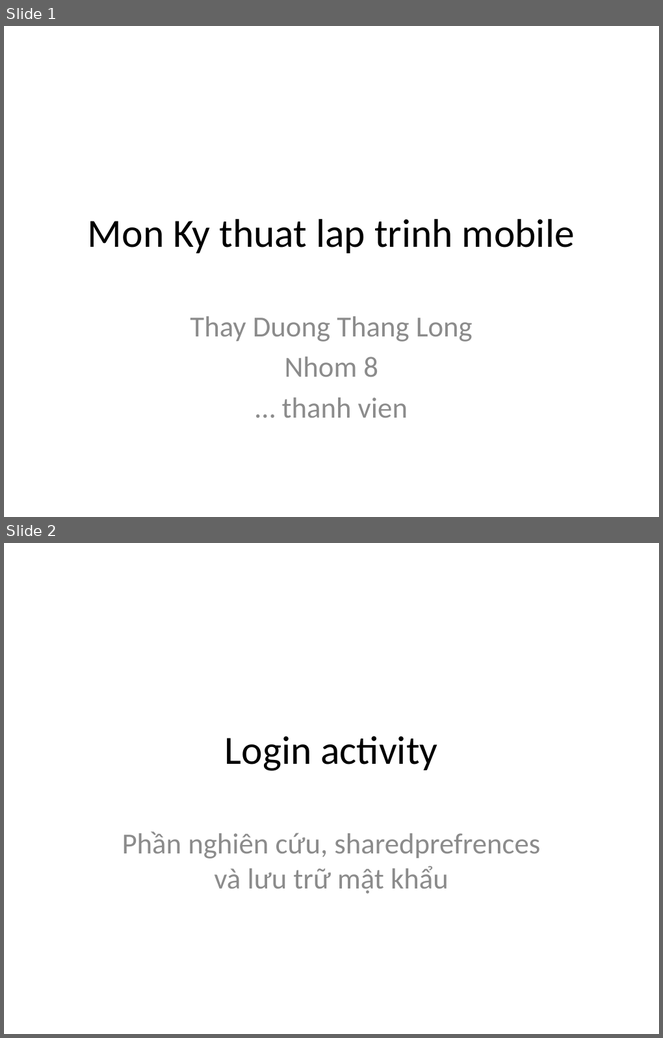
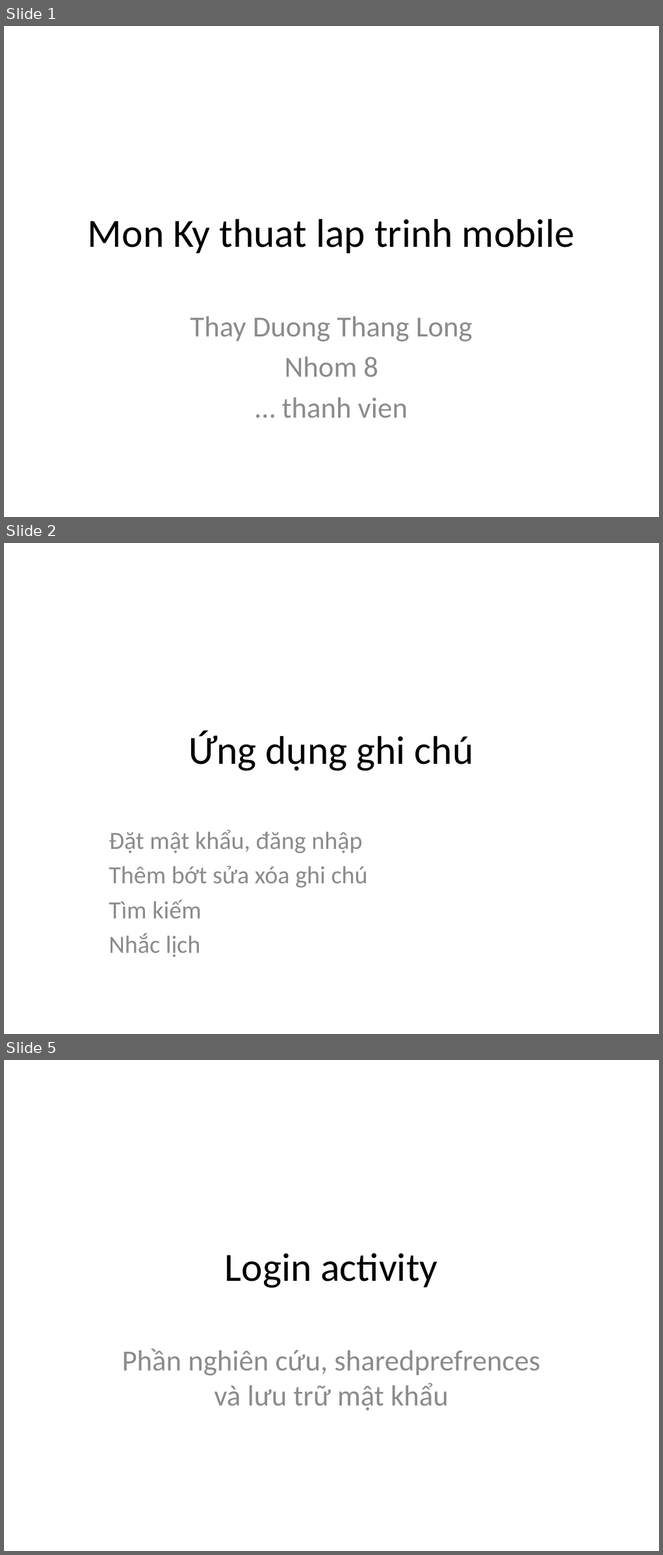
Before and after one commit to phamtuanchip/android, a slide deck: Mon Ky thuat lap trinh.pptx. Shown one above the other, each under a label of ours: slides 1 and 2 before the commit, slides 1, 2 and 5 after it; the slides between them are not shown. The pictures are 663x1038 and 663x1555 pixels, drawn with LibreOffice and Linux fonts; fonts in the diff are those of the drawing. Boxes give left, top, right and bottom in pixels: in the first picture for what was removed or moved away, otherwise in the second. Text is boxed around its words. In the diff, an @@ line names an element or a change of style, - is before the commit and + after.

```diff
--- a/Mon Ky thuat lap trinh.pptx
+++ b/Mon Ky thuat lap trinh.pptx
@@ slide 2 added at (4,543,659,1034), background #FFFFFF @@
@@ title added at (189,731,474,771), 44 pt, text #000000 @@
+Ứng dụng ghi chú
@@ subtitle added at (109,830,368,958), 27.2 pt, text #8C8C8C @@
+Đặt mật khẩu, đăng nhập
+Thêm bớt sửa xóa ghi chú
+Tìm kiếm
+Nhắc lịch
@@ what was slide 2 is now slide 5 @@
```
Also in this commit, not shown: 2 other slides added, 3 other files.
